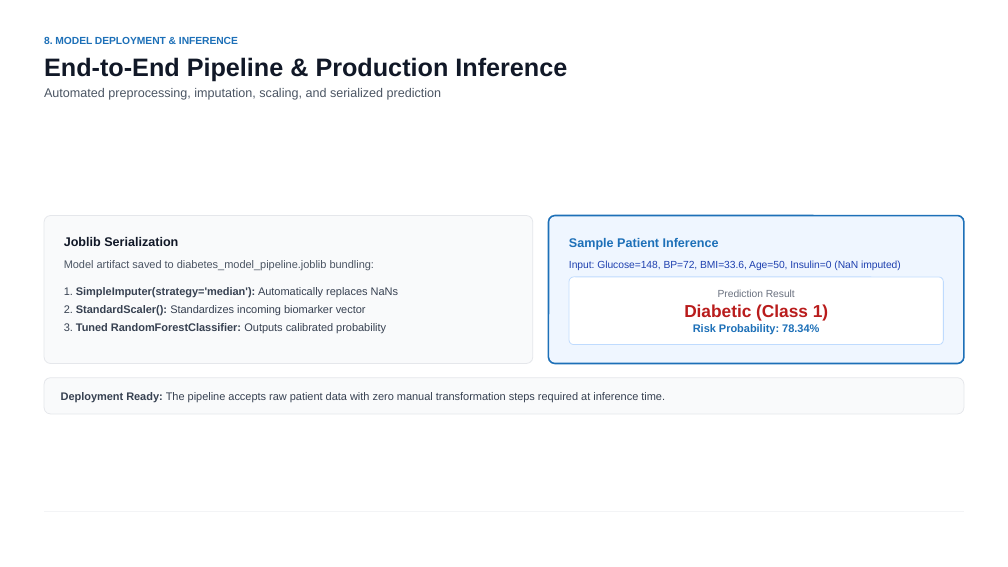
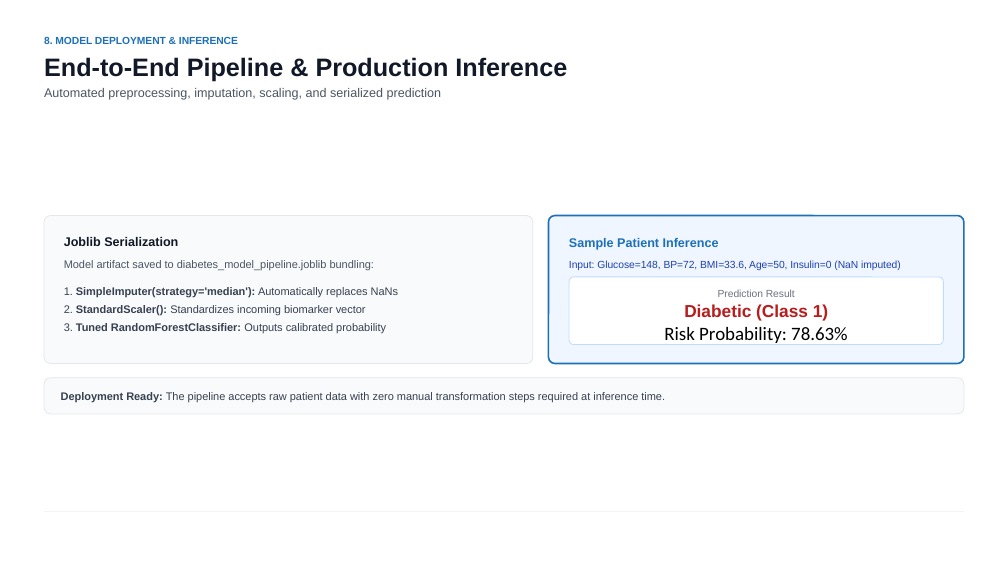
Before and after one commit to jeelgoti115-arch/Diabetes-Risk-Prediction, a slide deck: slide 9 of Diabetes_Risk_Prediction_PPT.pptx. Drawn at 1008x567 pixels with LibreOffice and Linux fonts; fonts in the diff are those of the drawing. Boxes give left, top, right and bottom in pixels: in the first picture for what was removed or moved away, otherwise in the second. Text is boxed around its words. In the diff, an @@ line names an element or a change of style, - is before the commit and + after.

```diff
--- a/Diabetes_Risk_Prediction_PPT.pptx
+++ b/Diabetes_Risk_Prediction_PPT.pptx
@@ text at (664, 327, 848, 345): text changed; size 10.5 to 18 pt; font Arial to Calibri; text colour #1D70B8 to #000000; bold off @@
-Risk Probability: 78.34%
+Risk Probability: 78.63%
```
Also in this commit, not shown: 3 other slides changed, 1 other file.
